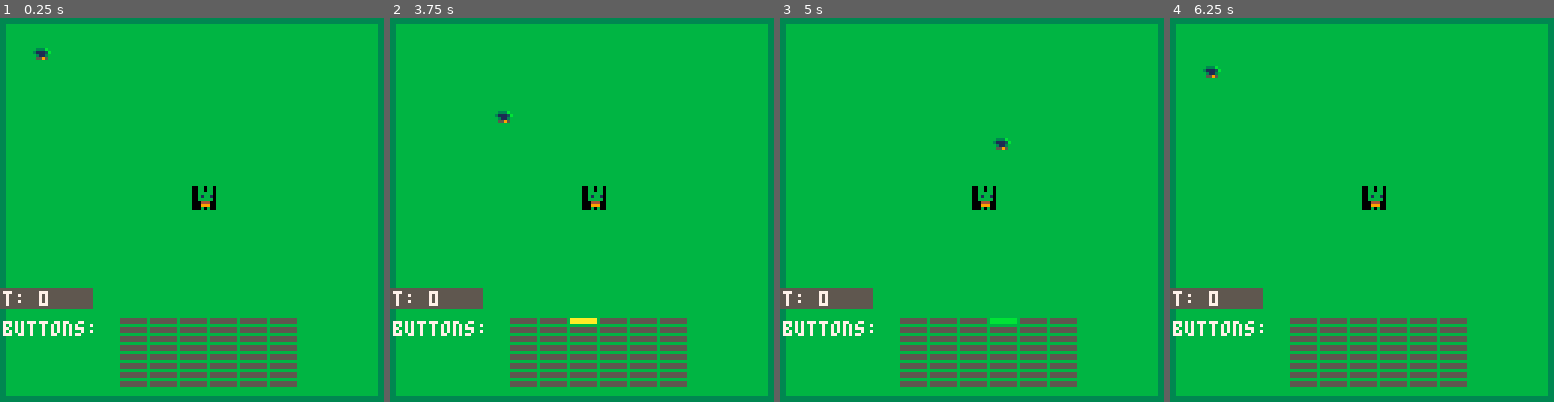
Above: before the commit, frames 1-4 (left to right).
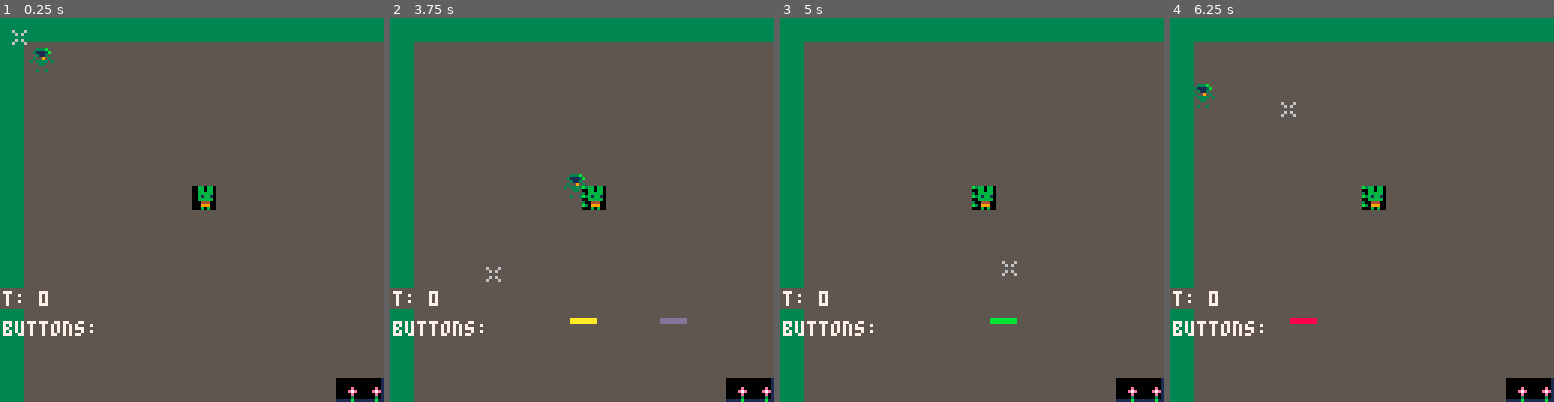
Above: after the commit, the same moments.

Repository: samboyer/ld46
Game: PICO-8 cartridge ld46.p8
Same seed, same stepped clock (60 frames per second), same inputs: the game is played once before the commit and once after it.
Inputs (mouse positions are in pixels of both pictures, inside the frame that each line leads up to):
- Up to frame 1 (0.25 s): no input
- Up to frame 2 (3.75 s): tap O (Z key) at 0.33, 0.7, 1.43, 2.22, 3.1 s; click (459, 121) at 0.67 s; tap X (X key) at 1.07, 2.07, 2.4, 2.73, 3.07, 3.4, 3.73 s; click (520, 267) at 1.22 s; click (585, 114) at 1.77 s; hold Left 1.97-2.37 s; click (647, 259) at 2.32 s; hold Down 2.42-2.82 s; click (712, 106) at 2.87 s; hold Right 2.87-3.53 s; click (474, 256) at 3.42 s; hold Up from 3.58 s (still down)
- Up to frame 3 (5 s): click (925, 102) at 3.97 s; tap O (Z key) at 3.98, 4.87 s; tap X (X key) at 4.07, 4.4, 4.73 s; release Up at 4.08 s; hold Right 4.13-4.53 s; click (991, 248) at 4.52 s; hold Down from 4.58 s (still down)
- Up to frame 4 (6.25 s): click (1442, 94) at 5.07 s; tap X (X key) every 0.33 s from 5.07 to 6.07 s; release Down at 5.08 s; hold Left 5.13-5.8 s; click (1507, 244) at 5.62 s; tap O (Z key) at 5.75 s; hold Up 5.85-6.18 s; click (1269, 90) at 6.17 s; hold Left from 6.23 s (still down)

The runs differ from the first frame. In frame 1, 89% of the frame differs, in the area x 1-100%, y 1-100%; in frame 2, 90%; in frame 3, 89%; in frame 4, 90%.

Commit message:
add mouse control

Diff:
--- a/ld46.p8
+++ b/ld46.p8
@@ -344,10 +344,12 @@
 end
 --END PICOTWEEN
 
-
+--SETUP
 pal(15,139,1)
 pal(2,131,1)
-
+poke(0x5F2D, 1)
+click = false
+oldclick = false
 
 cls() -- clear screen
 rect(0,0,127,127,1)
@@ -452,6 +454,9 @@
 
   spr(64,playerx,playery)
 
+  if oldclick then ret = 17 else ret = 16 end
+  spr(ret, mousex+3, mousey+3)
+
  -- show current value of t
  rectfill(0,90,30,96,5)
  print("t: "..t,1,91,7)
@@ -483,9 +488,24 @@
   -- end
  end
 
-function _update()
+function updatemouse()
+  mousex=stat(32)
+  mousey=stat(33)
+  lmbdown=(stat(34)%2==1)
+  click = lmbdown and oldclick != lmbdown
+  oldclick = lmbdown
+end
+
+function _update60()
   control_player()
   spr(64, playerx, playery)
+
+  updatemouse()
+
+  if click then
+    sfx(0, 3)
+
+  end
 end
 
 
@@ -622,100 +642,106 @@
 0000010103010000000000000000000000000000000000000000000000000000000000000000000000000000000000000000000000000000000000000000000000000000000000000000000000000000000000000000000000000000000000000000000000000000000000000000000000000000000000000000000000000000
 0000000000000000000000000000000000000000000000000000000000000000000000000000000000000000000000000000000000000000000000000000000000000000000000000000000000000000000000000000000000000000000000000000000000000000000000000000000000000000000000000000000000000000
 __map__
-0b0a0a0a0a0a0a0a0a0a0a0a0a0a0a0900000000000000000000000000000000000000000000000000000000000000000000000000000000000000000000000000000000000000000000000000000000000000000000000000000000000000000000000000000000000000000000000000000000000000000000000000000000
-0c07070707070707070707070707070800000000000000000000000000000000000000000000000000000000000000000000000000000000000000000000000000000000000000000000000000000000000000000000000000000000000000000000000000000000000000000000000000000000000000000000000000000000
-0c07070707070707070707070707070800000000000000000000000000000000000000000000000000000000000000000000000000000000000000000000000000000000000000000000000000000000000000000000000000000000000000000000000000000000000000000000000000000000000000000000000000000000
-0c07070707070707070707070707070800000000000000000000000000000000000000000000000000000000000000000000000000000000000000000000000000000000000000000000000000000000000000000000000000000000000000000000000000000000000000000000000000000000000000000000000000000000
-0c07070707070707070707070707070800000000000000000000000000000000000000000000000000000000000000000000000000000000000000000000000000000000000000000000000000000000000000000000000000000000000000000000000000000000000000000000000000000000000000000000000000000000
-0c07070707070707070707070707070800000000000000000000000000000000000000000000000000000000000000000000000000000000000000000000000000000000000000000000000000000000000000000000000000000000000000000000000000000000000000000000000000000000000000000000000000000000
-0c07070707070707070707070707070800000000000000000000000000000000000000000000000000000000000000000000000000000000000000000000000000000000000000000000000000000000000000000000000000000000000000000000000000000000000000000000000000000000000000000000000000000000
-0c07070707070707010707070707070800000000000000000000000000000000000000000000000000000000000000000000000000000000000000000000000000000000000000000000000000000000000000000000000000000000000000000000000000000000000000000000000000000000000000000000000000000000
-0c07070707070707070707070707070800000000000000000000000000000000000000000000000000000000000000000000000000000000000000000000000000000000000000000000000000000000000000000000000000000000000000000000000000000000000000000000000000000000000000000000000000000000
-0c07070707070707070707070707070800000000000000000000000000000000000000000000000000000000000000000000000000000000000000000000000000000000000000000000000000000000000000000000000000000000000000000000000000000000000000000000000000000000000000000000000000000000
-0c07070707070707070707070707070800000000000000000000000000000000000000000000000000000000000000000000000000000000000000000000000000000000000000000000000000000000000000000000000000000000000000000000000000000000000000000000000000000000000000000000000000000000
-0c07070707070707070707070707070800000000000000000000000000000000000000000000000000000000000000000000000000000000000000000000000000000000000000000000000000000000000000000000000000000000000000000000000000000000000000000000000000000000000000000000000000000000
-0c07070707070707070707070707070800000000000000000000000000000000000000000000000000000000000000000000000000000000000000000000000000000000000000000000000000000000000000000000000000000000000000000000000000000000000000000000000000000000000000000000000000000000
-0c07070707070707070707070707070800000000000000000000000000000000000000000000000000000000000000000000000000000000000000000000000000000000000000000000000000000000000000000000000000000000000000000000000000000000000000000000000000000000000000000000000000000000
-0c07070707070707070707070707070800000000000000000000000000000000000000000000000000000000000000000000000000000000000000000000000000000000000000000000000000000000000000000000000000000000000000000000000000000000000000000000000000000000000000000000000000000000
-0d0e0e0e0e0e0e0e0e0e0e0e0e0e0e0f00000000000000000000000000000000000000000000000000000000000000000000000000000000000000000000000000000000000000000000000000000000000000000000000000000000000000000000000000000000000000000000000000000000000000000000000000000000
-0000000000000000000000000000000000000000000000000000000000000000000000000000000000000000000000000000000000000000000000000000000000000000000000000000000000000000000000000000000000000000000000000000000000000000000000000000000000000000000000000000000000000000
-0000000000000000000000000000000000000000000000000000000000000000000000000000000000000000000000000000000000000000000000000000000000000000000000000000000000000000000000000000000000000000000000000000000000000000000000000000000000000000000000000000000000000000
-0000000000000000000000000000000000000000000000000000000000000000000000000000000000000000000000000000000000000000000000000000000000000000000000000000000000000000000000000000000000000000000000000000000000000000000000000000000000000000000000000000000000000000
-0000000000000000000000000000000000000000000000000000000000000000000000000000000000000000000000000000000000000000000000000000000000000000000000000000000000000000000000000000000000000000000000000000000000000000000000000000000000000000000000000000000000000000
-0000000000000000000000000000000000000000000000000000000000000000000000000000000000000000000000000000000000000000000000000000000000000000000000000000000000000000000000000000000000000000000000000000000000000000000000000000000000000000000000000000000000000000
-0000000000000000000000000000000000000000000000000000000000000000000000000000000000000000000000000000000000000000000000000000000000000000000000000000000000000000000000000000000000000000000000000000000000000000000000000000000000000000000000000000000000000000
-0000000000000000000000000000000000000000000000000000000000000000000000000000000000000000000000000000000000000000000000000000000000000000000000000000000000000000000000000000000000000000000000000000000000000000000000000000000000000000000000000000000000000000
-0000000000000000000000000000000000000000000000000000000000000000000000000000000000000000000000000000000000000000000000000000000000000000000000000000000000000000000000000000000000000000000000000000000000000000000000000000000000000000000000000000000000000000
-0000000000000000000000000000000000000000000000000000000000000000000000000000000000000000000000000000000000000000000000000000000000000000000000000000000000000000000000000000000000000000000000000000000000000000000000000000000000000000000000000000000000000000
-0000000000000000000000000000000000000000000000000000000000000001000000000000000000000000000000000000000000000000000000000000000000000000000000000000000000000000000000000000000000000000000000000000000000000000000000000000000000000000000000000000000000000000
-…(71 lines of a section not shown)…
+1717171717171717171717171717171717171717171717171717171717171717000000000000000000000000000000000000000000000000000000000000000000000000000000000000000000000000000000000000000000000000000000000000000000000000000000000000000000000000000000000000000000000000
+1707070707070707070707070707070707070707070707070707070707070717000000000000000000000000000000000000000000000000000000000000000000000000000000000000000000000000000000000000000000000000000000000000000000000000000000000000000000000000000000000000000000000000
+1707070707070707070707070707070707070707070707070707070707070717000000000000000000000000000000000000000000000000000000000000000000000000000000000000000000000000000000000000000000000000000000000000000000000000000000000000000000000000000000000000000000000000
+1707070707070707070707070707070707070707070707070707070707070717000000000000000000000000000000000000000000000000000000000000000000000000000000000000000000000000000000000000000000000000000000000000000000000000000000000000000000000000000000000000000000000000
+1707070707070707070707070707070707070707070707070707070707070717000000000000000000000000000000000000000000000000000000000000000000000000000000000000000000000000000000000000000000000000000000000000000000000000000000000000000000000000000000000000000000000000
+1707070707070707070707070707070707070707070707070707070707070717000000000000000000000000000000000000000000000000000000000000000000000000000000000000000000000000000000000000000000000000000000000000000000000000000000000000000000000000000000000000000000000000
+1707070707070707070707070707070707070707070707070707070707070717000000000000000000000000000000000000000000000000000000000000000000000000000000000000000000000000000000000000000000000000000000000000000000000000000000000000000000000000000000000000000000000000
+1707070707070707010707070707070707070707070707070707070707070717000000000000000000000000000000000000000000000000000000000000000000000000000000000000000000000000000000000000000000000000000000000000000000000000000000000000000000000000000000000000000000000000
+1707070707070707070707070707070707070707070707070707070707070717000000000000000000000000000000000000000000000000000000000000000000000000000000000000000000000000000000000000000000000000000000000000000000000000000000000000000000000000000000000000000000000000
+1707070707070707070707070707070707070707070707070707070707070717000000000000000000000000000000000000000000000000000000000000000000000000000000000000000000000000000000000000000000000000000000000000000000000000000000000000000000000000000000000000000000000000
+1707070707070707070707070707070707070707070707070707070707070717000000000000000000000000000000000000000000000000000000000000000000000000000000000000000000000000000000000000000000000000000000000000000000000000000000000000000000000000000000000000000000000000
+1707070707070707070707070707070707070707070707070707070707070717000000000000000000000000000000000000000000000000000000000000000000000000000000000000000000000000000000000000000000000000000000000000000000000000000000000000000000000000000000000000000000000000
+1707070707070707070707070707070707070707070707070707070707070717000000000000000000000000000000000000000000000000000000000000000000000000000000000000000000000000000000000000000000000000000000000000000000000000000000000000000000000000000000000000000000000000
+1707070707070707070707070707070707070707070707070707070707070717000000000000000000000000000000000000000000000000000000000000000000000000000000000000000000000000000000000000000000000000000000000000000000000000000000000000000000000000000000000000000000000000
+1707070707070707070707070707070707070707070707070707070707070717000000000000000000000000000000000000000000000000000000000000000000000000000000000000000000000000000000000000000000000000000000000000000000000000000000000000000000000000000000000000000000000000
+1707070707070707070707070707060606070707070707070707070707070717000000000000000000000000000000000000000000000000000000000000000000000000000000000000000000000000000000000000000000000000000000000000000000000000000000000000000000000000000000000000000000000000
+1707070707070707070707070707060606070707070707070707070707070717000000000000000000000000000000000000000000000000000000000000000000000000000000000000000000000000000000000000000000000000000000000000000000000000000000000000000000000000000000000000000000000000
+1707070707070707070707070707060606070707070707070707070707070717000000000000000000000000000000000000000000000000000000000000000000000000000000000000000000000000000000000000000000000000000000000000000000000000000000000000000000000000000000000000000000000000
+1707070707070707070707070707070707070707070707070707070707070717000000000000000000000000000000000000000000000000000000000000000000000000000000000000000000000000000000000000000000000000000000000000000000000000000000000000000000000000000000000000000000000000
+1707070707070707070707070707070707070707070707070707070707070717000000000000000000000000000000000000000000000000000000000000000000000000000000000000000000000000000000000000000000000000000000000000000000000000000000000000000000000000000000000000000000000000
+1707070707070707070707070707070707070707070707070707070707070717000000000000000000000000000000000000000000000000000000000000000000000000000000000000000000000000000000000000000000000000000000000000000000000000000000000000000000000000000000000000000000000000
+1707070707070707070707070707070707070707070707070707070707070717000000000000000000000000000000000000000000000000000000000000000000000000000000000000000000000000000000000000000000000000000000000000000000000000000000000000000000000000000000000000000000000000
+1707070707070707070707070707070707070707070707070707070707070717000000000000000000000000000000000000000000000000000000000000000000000000000000000000000000000000000000000000000000000000000000000000000000000000000000000000000000000000000000000000000000000000
+1707070707070707070707070707070707070707070707070707070707070717000000000000000000000000000000000000000000000000000000000000000000000000000000000000000000000000000000000000000000000000000000000000000000000000000000000000000000000000000000000000000000000000
+1707070707070707070707070707070707070707070707070707070707070717000000000000000000000000000000000000000000000000000000000000000000000000000000000000000000000000000000000000000000000000000000000000000000000000000000000000000000000000000000000000000000000000
+1707070707070707070707070707070707070707070707070707070707070717000000000000000000000000000000000000000000000000000000000000000000000000000000000000000000000000000000000000000000000000000000000000000000000000000000000000000000000000000000000000000000000000
+1707070707070707070707070707070707070707070707070707070707070717000000000000000000000000000000000000000000000000000000000000000000000000000000000000000000000000000000000000000000000000000000000000000000000000000000000000000000000000000000000000000000000000
+1707070707070707070707070707070707070707070707070707070707070717000000000000000000000000000000000000000000000000000000000000000000000000000000000000000000000000000000000000000000000000000000000000000000000000000000000000000000000000000000000000000000000000
+1707070707070707070707070707070707070707070707070707070707070717000000000000000000000000000000000000000000000000000000000000000000000000000000000000000000000000000000000000000000000000000000000000000000000000000000000000000000000000000000000000000000000000
+1707070707070707070707070707070707070707070707070707070707070717000000000000000000000000000000000000000000000000000000000000000000000000000000000000000000000000000000000000000000000000000000000000000000000000000000000000000000000000000000000000000000000000
+1707070707070707070707070707070707070707070707070707070707070717000000000000000000000000000000000000000000000000000000000000000000000000000000000000000000000000000000000000000000000000000000000000000000000000000000000000000000000000000000000000000000000000
+1717171717171717171717171717171717171717171717171717171717171717000000000000000000000000000000000000000000000000000000000000000000000000000000000000000000000000000000000000000000000000000000000000000000000000000000000000000000000000000000000000000000000000
+…(71 lines of a section not shown)…
Not shown, changed: 23 lines of the sprite sheet (__gfx__) section of ld46.p8
Not shown, changed: the sound effects (__sfx__) section of ld46.p8
